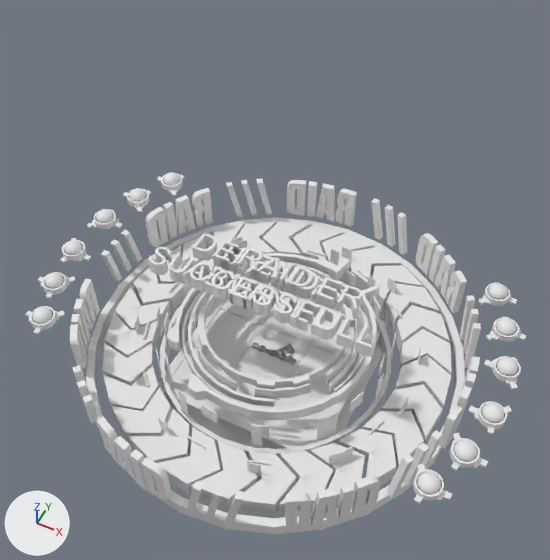
An edit to the COLLADA model objects3d/RaidIcon.DAE, drawn before and after from the same camera.
Both versions are drawn from a 50 mm lens placed at (141.0, -277.0, 427.0), pointed at (5.0, -6.0, 88.0). Every picture has the same lights, and +X, +Y and +Z are marked at lower left. Where no turn or scale is listed for an object, it has been applied to the vertices.

In view in the first picture: 'DefenderWin', 'Grid', 'HolderCircle', 'RaidSuccess', 'Ring1', 'Ring2', 'Ring3', 'Ring7', 'Ring8', 'Step10', 'Step8', 'Step9'.
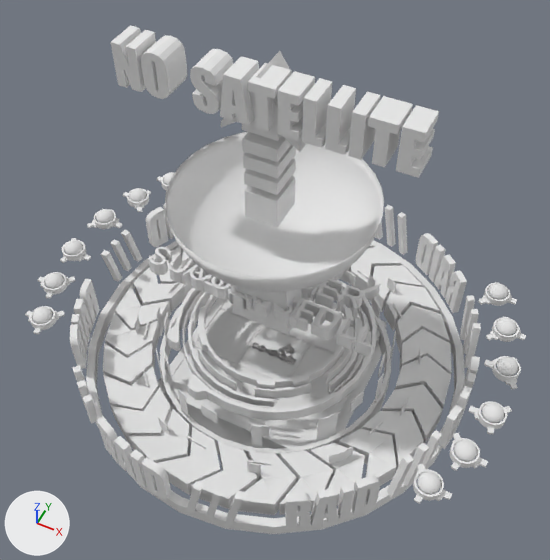
Commit message: added the waiting for upload satellite messages

Pixel boxes (x1, y1, x2, y2) of what changed, in the pictures (550 x 560 px):
'RaidUploadInProgress1', added: after (165, 132, 384, 334)
'RaidNoSatellite', added: after (111, 25, 439, 178)
'RaidUploadInProgress2', added: after (221, 51, 307, 228)

What changed in the scene script:
```text
Add me_raidnosatellitemesh:
    me_raidnosatellitemesh.from_pydata(...)  # 280 vertices, 524 faces; spans x -80.0..80.0, y -17.0..0.0, z -1.0..25.0
    me_raidnosatellitemesh.materials.append(mat_03___default234)  # its picture is missing
Add me_raiduploadinprogress2mesh:
    me_raiduploadinprogress2mesh.from_pydata(...)  # 62 vertices, 104 faces; spans x -27.6..15.9, y -21.9..0.0, z -23.1..69.8
    me_raiduploadinprogress2mesh.materials.append(mat_03___default234)  # its picture is missing
Add me_raiduploadinprogress1mesh:
    me_raiduploadinprogress1mesh.from_pydata(...)  # 490 vertices, 972 faces; spans x -59.6..59.2, y -75.7..43.2, z -23.6..63.9
    me_raiduploadinprogress1mesh.materials.append(mat_03___default234)  # its picture is missing
Add ob_raidnosatellite:
    ob_raidnosatellite = bpy.data.objects.new('RaidNoSatellite', me_raidnosatellitemesh)
    ob_raidnosatellite.location = (2.1, 0.0, 205.5)
Add ob_raiduploadinprogress2:
    ob_raiduploadinprogress2 = bpy.data.objects.new('RaidUploadInProgress2', me_raiduploadinprogress2mesh)
    ob_raiduploadinprogress2.location = (5.8, 9.9, 161.7)
Add ob_raiduploadinprogress1:
    ob_raiduploadinprogress1 = bpy.data.objects.new('RaidUploadInProgress1', me_raiduploadinprogress1mesh)
    ob_raiduploadinprogress1.location = (1.6, 17.2, 83.9)
```
